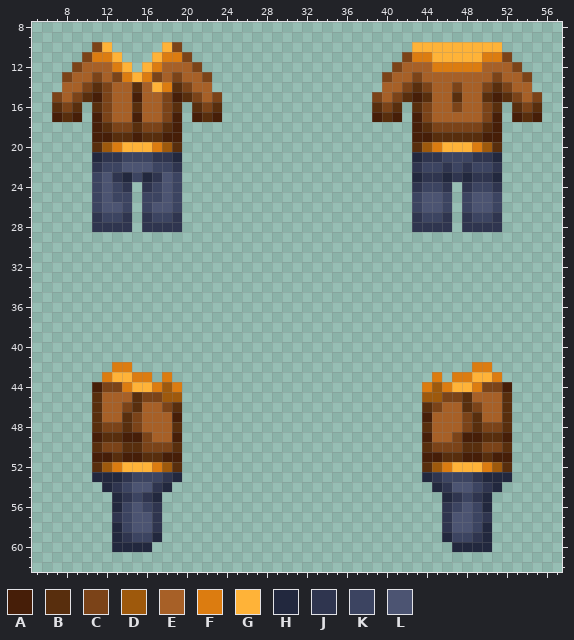
File history of a pixel-art sprite, Resources/Textures/Clothing/Uniforms/Jumpsuit/qm.rsi/equipped-INNERCLOTHING.png. Above, as it was before the edit.
The file is 64x64 pixels. Shown: x 5..57, y 8..62.
Palette (. is transparent): A #461e08  B #582e0d  C #7b4318  D #9e590c  E #a76027  F #dc7c10  G #ffb338  H #22283e  J #2f354f  K #3c4461  L #4c5472
Pixels before (only the part around the change), first column x 5:
 8 .....................................................
 9 .....................................................
10 ......CG.....GC.......................GGGGGGGGG......
11 .....CFFG...GFFC.....................CFFGGGGGFFC.....
12 ....CEEEFG.GFEEEC...................CEEEFFFFFEEEC....
13 ...CEECECFGFCECEEC.................CEECEEEEEEECEEC...
14 ...EECBCEEBEGFBCEE.................EECBCEECEECBCEE...
15 ..CECBACEEAEECABCEC...............CECBABEEBEEBABCEC..
16 ..BCB.BCEEBEECB.BCB...............BCB.BCEECEECB.BCB..
17 ..ABA.ACEEAEECA.ABA...............ABA.ACEEEEECA.ABA..
18 ......ABCCBCCBA.......................ABCCCCCBA......
19 ......AABBABBAA.......................AABBBBBAA......
20 ......BDFGGGFDB.......................BDFGGGFDB......
21 ......HJJKKKJJH.......................HJJKKKJJH......
22 ......JKKLLLKKJ.......................JKKJKJKKJ......
23 ......KLJHKHJLK.......................HJJHJHJJH......
24 ......KLKJ.JKLK.......................JKKJ.JKKJ......
25 ......KLKK.KKLK.......................KLLK.KLLK......
26 ......KLLK.KLLK.......................KLLK.KLLK......
27 ......JKKJ.JKKJ.......................JKKJ.JKKJ......
28 ......JJJJ.JJJJ.......................JJJJ.JJJJ......
29 .....................................................
30 .....................................................
31 .....................................................
32 .....................................................
33 .....................................................
34 .....................................................
35 .....................................................
36 .....................................................
37 .....................................................
38 .....................................................
39 .....................................................
40 .....................................................
41 .....................................................
42 ........FF..................................FF.......
43 .......FGGFF.F..........................F.FFGGF......
44 ......ACCFGGFDF........................FDFGGFCCA.....
45 ......BEEEBCCDD........................DDCCBEEEB.....
46 ......BEECBEECB........................BCEEBCEEB.....
47 ......BEEBCEEEA........................AEEECBEEB.....
48 ......BCCBCEEEB........................BEEECBCCB.....
49 ......ABBAACEEA........................AEECAABBA.....
50 ......BCCBBCCCB........................BCCCBBCCB.....
51 ......AABAABBAA........................AABBAABAA.....
52 ......BDFGGGFDB........................BDFGGGFDB.....
53 ......HHHJKKKJH........................HJKKKJHHH.....
54 .......HJKLLJH..........................HJLLKJH......
55 ........HJKJH............................HJKJH.......
56 ........HKLKJ............................JKLKH.......
57 ........JKLLJ............................JLLKJ.......
58 ........HKLLJ............................JLLKH.......
59 ........HJKKH............................HKKJH.......
60 ........HHHH..............................HHHH.......
61 .....................................................
62 .....................................................
The same view after the edit:
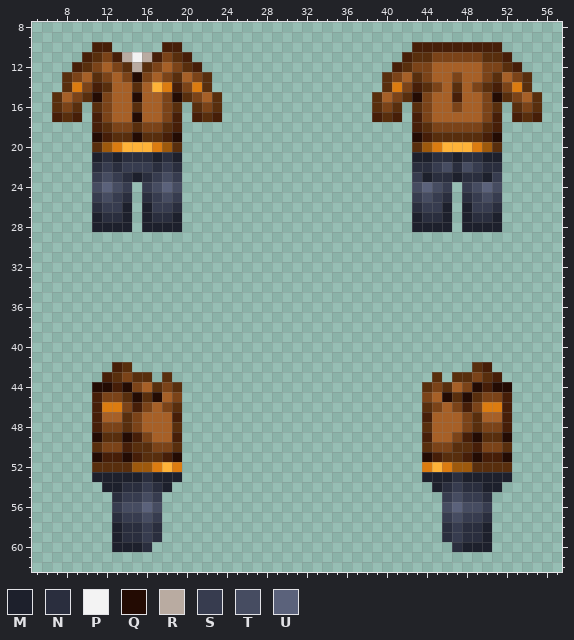
Colours new in this view: M #1d202c  N #2a2e3e  P #f3f3f3  Q #230b03  R #b9aba1  S #373c4f  T #464c61  U #5b627b
Changes in this commit:
Changed rows in their new state; - is an unchanged pixel.
first column x 7:
10 ----AA-----AA-----------------------AAAAAAAAA----
11 ---ABCARPRACBA---------------------ABBCCCCCBBA---
12 --ABC-CBRBC-CBA-------------------ABCCEEEEECCBA--
13 -BC-BCECQCECB-CB-----------------BC-BC--C--CB-CB-
14 -BF-AB------A-FB-----------------BF-ABC-B-CBA-FB-
15 B---Q---Q---Q---B---------------B---QC--A--CQ---B
17 --------Q----------------------------------------
19 ----Q---Q---Q-----------------------Q-------Q----
21 ----MNMNNNMNM-----------------------MMNNMNNMM----
22 ----NSNSSSNSN-----------------------NNSTNTSNN----
23 ----STSNMNSTS-----------------------SMNNMNNMS----
24 ----TUTS-STUT-----------------------TUTS-STUT----
25 ----STSN-NSTS-----------------------STSN-NSTS----
26 ----NSSM-MSSN-----------------------NSSM-MSSN----
27 ----MNNM-MNNM-----------------------MNNM-MNNM----
28 ----MMMM-MMMM-----------------------MMMM-MMMM----
first column x 11:
42 --AB----------------------------------BA--
43 -ABCBB-B--------------------------B-BBCBA-
44 QQAQCEBCB------------------------BCBECQAQQ
45 ACCBQBQEC------------------------CEQBQBCCA
46 AFF-AC------------------------------CA-FFA
47 A----------------------------------------A
48 A----------------------------------------A
49 Q--Q----------------------------------Q--Q
50 ---A-B------------------------------B-A---
51 Q-AQ----Q------------------------Q----QA-Q
52 -BBBDD-GF------------------------FG-DDBBB-
53 MMMMMNMMM------------------------MMMNMMMMM
54 -MMNNSNM--------------------------MNSNNMM-
55 --NSSTS----------------------------STSSN--
56 --STTUT----------------------------TUTTS--
57 --NSSTS----------------------------STSSN--
58 --MNNSN----------------------------NSNNM--
59 --MNNSN----------------------------NSNNM--
60 --MMMN------------------------------NMMM--
Where, in picture pixels (left, top, right, bottom), the same in both pictures:
changed: (52, 42, 222, 232)
changed: (372, 42, 542, 232)
changed: (92, 362, 182, 552)
changed: (422, 362, 512, 552)
